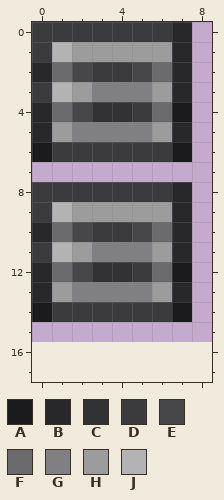
Two versions of one pixel-art sprite, Content/Machines/AirVent.png. The picture above is the old version.
The file is 18x32 pixels, drawn in blocks of 2x2; one block is one cell here. The old version is drawn lined up with the new one, on the new canvas.
Palette (. is transparent): A #1b1b1e  B #28282b  C #323235  D #3b3b3e  E #47474a  F #6b6b6e  G #808083  H #9c9c9c  J #b3b3b3
Pixels before, first column x 0:
 0 DDDDDDDB
 1 DJHHHHHB
 2 BFEDDEFB
 3 DJHGGGHB
 4 BFECCDFA
 5 BHGGGGHB
 6 ADDDDDDA
 7 ........
 8 DDDDDDDB
 9 DJHHHHHB
10 BFEDDEFB
11 DJHGGGHB
12 BFECCDFA
13 BHGGGGHB
14 ADDDDDDA
The result:
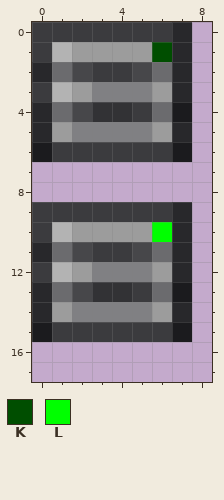
Colours new in this view: K #004e00  L #00ff00
What changed:
canvas 9x16 -> 9x18
Changed rows in their new state; - is an unchanged pixel.
first column x 6:
 1 K
first column x 0:
 8 ........
 9 -DDDDDD-
10 DJHHHHL-
11 BFEDDEF-
12 DJHGGGHB
13 -FECCDFA
14 BHGGGGHB
15 ADDDDDDA
Where, in picture pixels (left, top, right, bottom), the same in both pictures:
changed: (152, 42, 172, 62)
changed: (32, 182, 192, 342)
